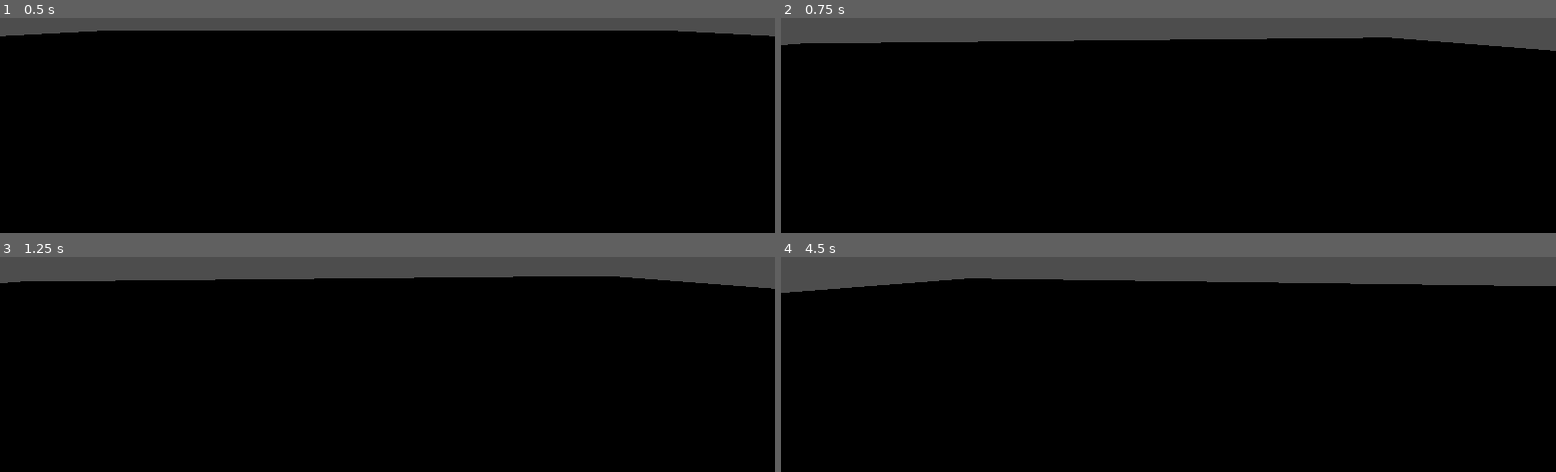
Above: before the commit, frames 1-4 (two rows, left to right).
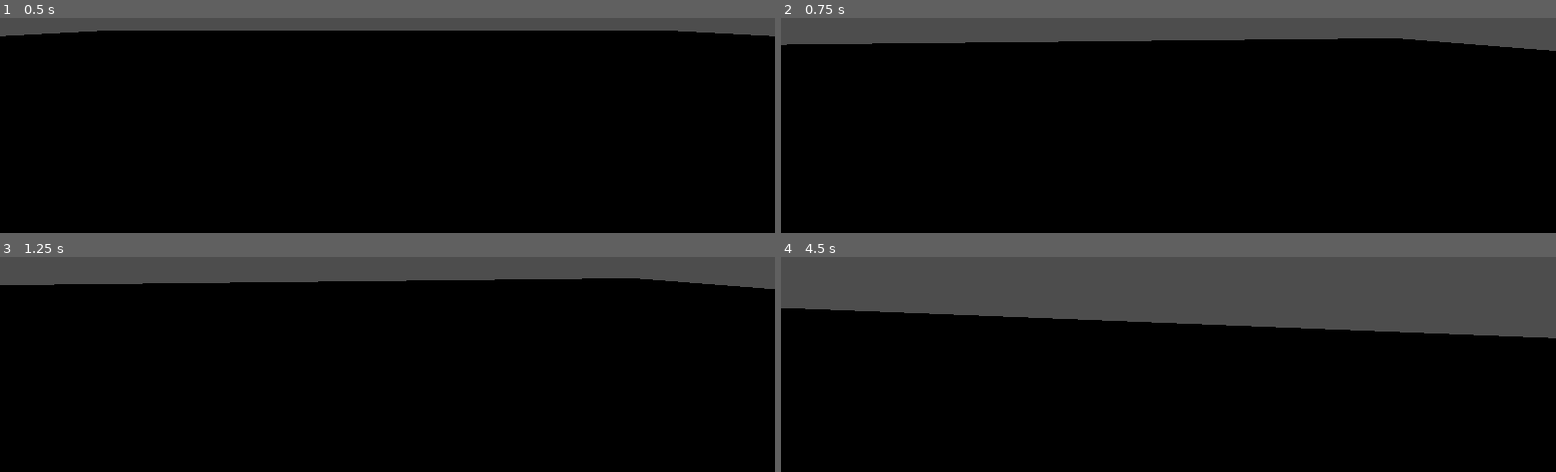
Above: after the commit, the same moments.

Repository: Money-Factory/Untitled-Golf-Game
Game: Godot game, scene res://main.tscn
The game is run twice, just before and just after one commit, with the same random seed, the same clock (stepped at 60 frames per second) and the same inputs.
Inputs (mouse positions are in pixels of both pictures, inside the frame that each line leads up to):
- Up to frame 1 (0.5 s): no input
- Up to frame 2 (0.75 s): tap Enter (ui_accept) at 0.5 s; move the mouse to (outside the picture) at 0.52 s; hold W (forward) from 0.53 s (still down)
- Up to frame 3 (1.25 s): keep holding W (forward); tap Enter (ui_accept) at 0.77 s
- Up to frame 4 (4.5 s): keep holding W (forward); move the mouse to (outside the picture) at 1.27 s; tap Enter (ui_accept) at 1.52, 2.75, 3.02, 3.77 s; move the mouse to (outside the picture) at 2.02 s; move the mouse to (1160, 261) at 2.77 s; move the mouse to (1222, 259) at 3.52 s; move the mouse to (outside the picture) at 4.27 s

Frame 1 is identical in both runs. In frame 2, 0.3% of the frame differs, in the area x 0-100%, y 9-16%; in frame 3, 1.1%; in frame 4, 19%, in the area x 0-100%, y 9-38%.

Commit message:
fixed movment names in player.gs

Diff:
--- a/player.gd
+++ b/player.gd
@@ -17,7 +17,7 @@
 	if Input.is_action_just_pressed("ui_accept") and is_on_floor():
 		velocity.y = JUMP_VELOCITY
 
-	var input_dir: Vector2 = Input.get_vector("left", "right", "up", "down")
+	var input_dir: Vector2 = Input.get_vector("left", "right", "forward", "back")
 	var direction: Vector3 = (transform.basis * Vector3(input_dir.x, 0, input_dir.y)).normalized()
 	if direction:
 		velocity.x = direction.x * SPEED
--- a/player.tscn
+++ b/player.tscn
@@ -5,6 +5,7 @@
 [sub_resource type="CapsuleShape3D" id="CapsuleShape3D_8wli1"]
 
 [node name="Player" type="CharacterBody3D"]
+collision_mask = 257
 script = ExtResource("1_nao44")
 
 [node name="CollisionShape3D" type="CollisionShape3D" parent="."]
